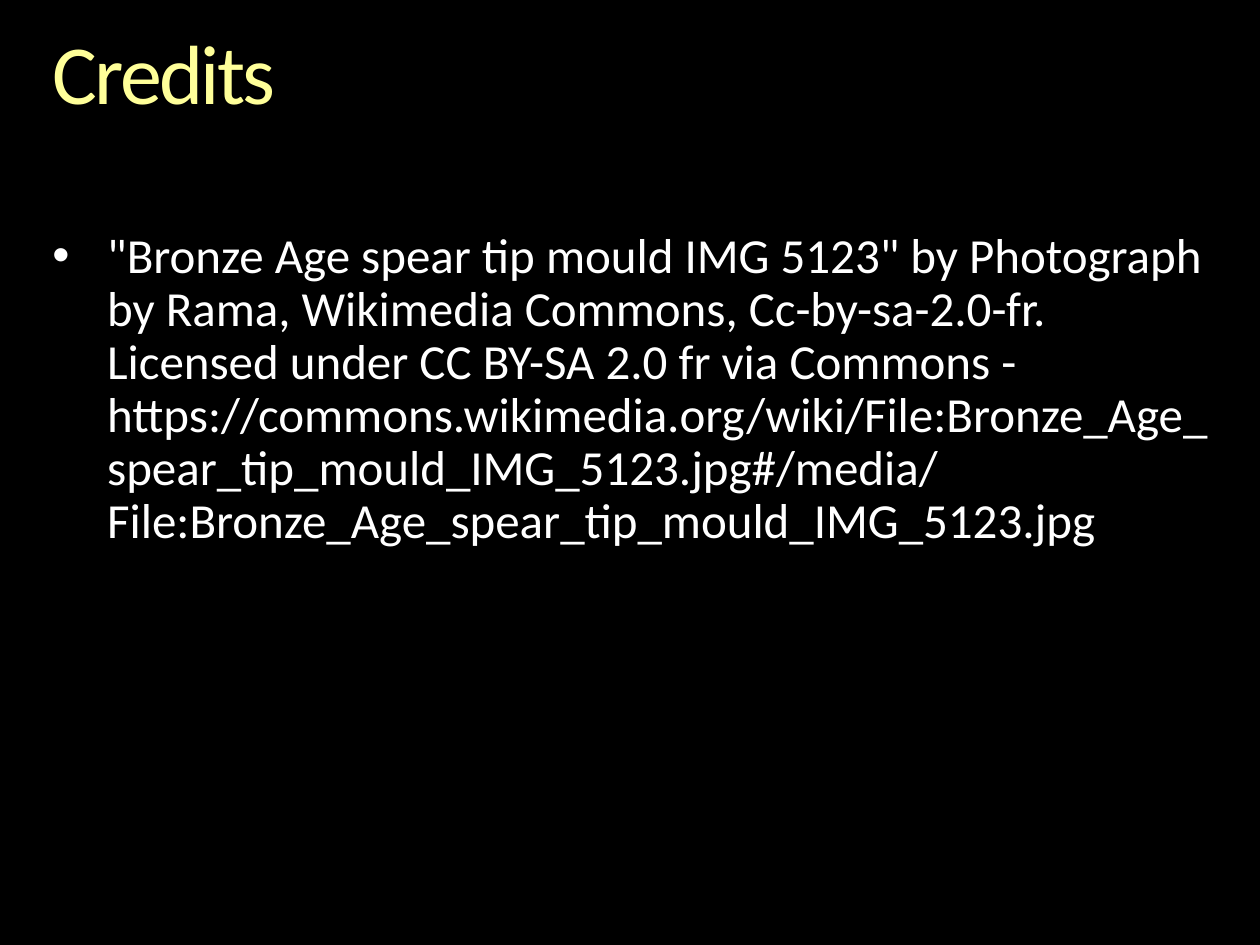
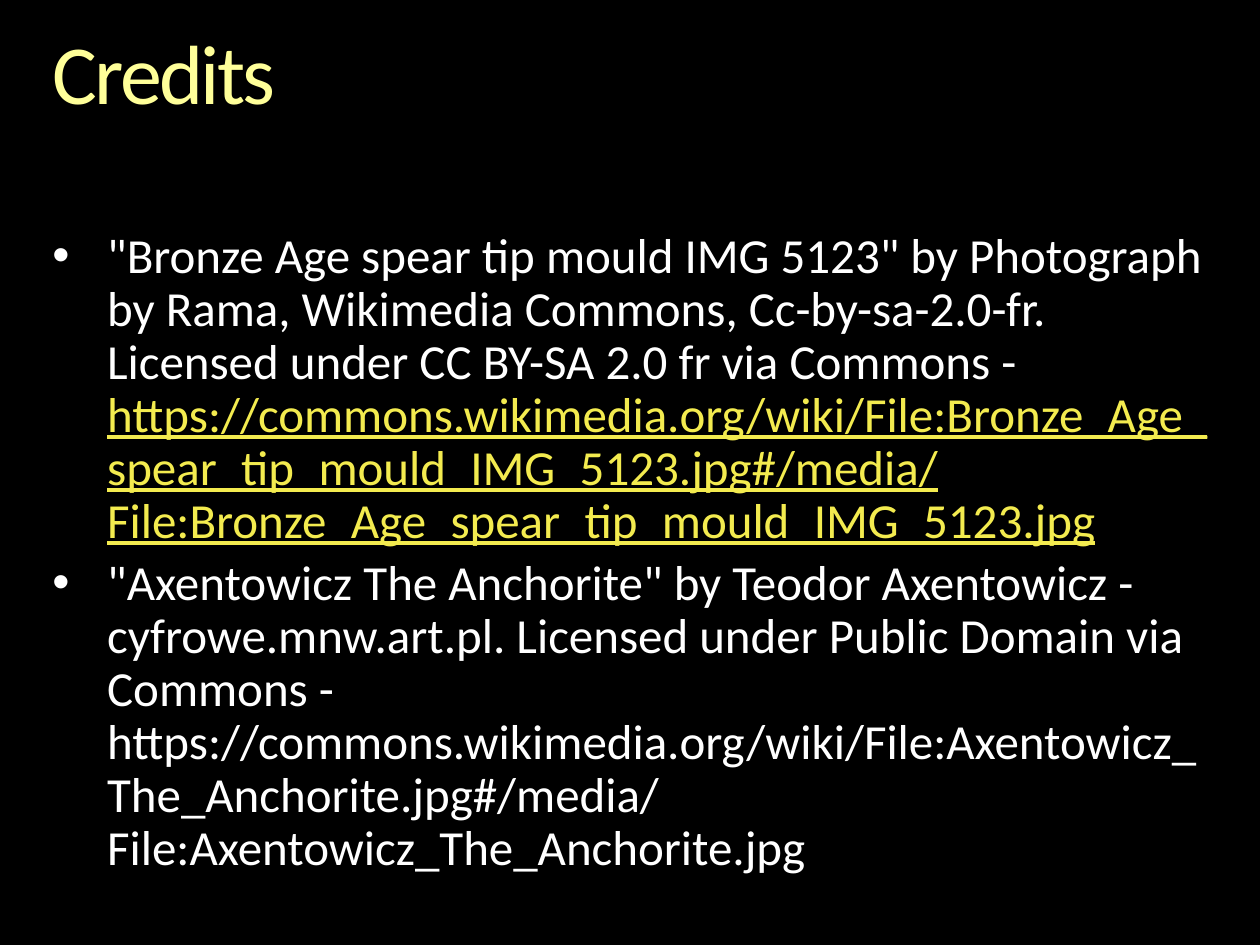
Before and after one commit to gcallah/indras_net, a slide deck: slide 28 of docs/ABMsAsAlgebraic.pptx. Drawn at 1260x945 pixels with LibreOffice and Linux fonts; fonts in the diff are those of the drawing; background and template pictures are left out. Boxes give left, top, right and bottom in pixels: in the first picture for what was removed or moved away, otherwise in the second. Text is boxed around its words. In the diff, an @@ line names an element or a change of style, - is before the commit and + after.

```diff
--- a/docs/ABMsAsAlgebraic.pptx
+++ b/docs/ABMsAsAlgebraic.pptx
@@ text at (x1=107, y1=239, x2=1207, y2=547): text colour #FFFFFF to #F3EB4F, underline on in "https://commons.wikimedia.org/wiki/File:Bronze_Age_spear_tip ..." @@
@@ text at (x1=107, y1=566, x2=1196, y2=874): paragraph added @@
+• "Axentowicz The Anchorite" by Teodor Axentowicz - cyfrowe.mnw.art.pl. Licensed under Public Domain via Commons - https://commons.wikimedia.org/wiki/File:Axentowicz_The_Anchorite.jpg#/media/File:Axentowicz_The_Anchorite.jpg
```
Also in this commit, not shown: 3 other slides changed, 1 slide added.
